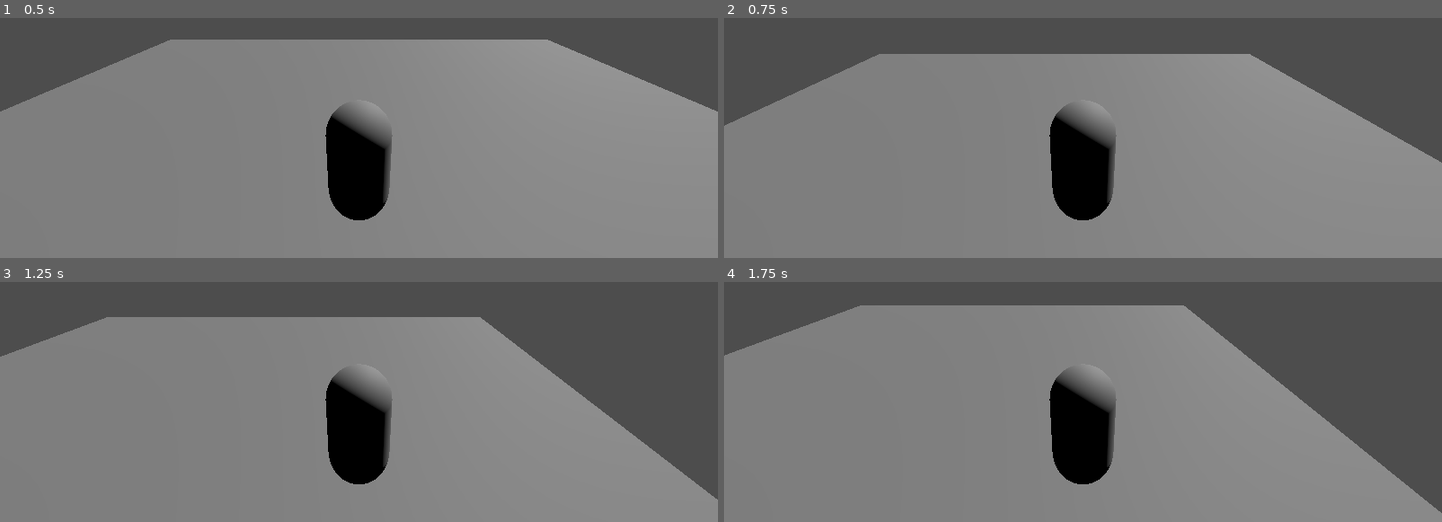
Above: before the commit, frames 1-4 (two rows, left to right).
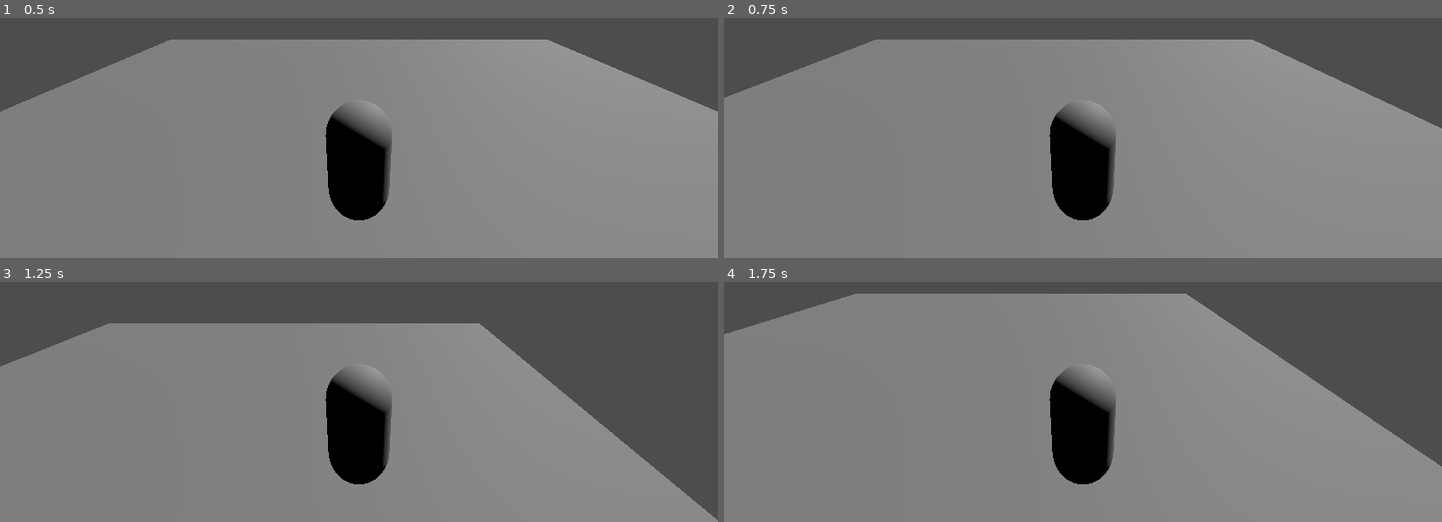
Above: after the commit, the same moments.

Repository: MagmaC4/VERMIS
Game: Godot game, scene res://level.tscn
Same seed, same stepped clock (60 frames per second), same inputs: the game is played once before the commit and once after it. The project has no main scene, so this scene is started directly.
Inputs:
- Up to frame 1 (0.5 s): no input
- Up to frame 2 (0.75 s): tap Enter (ui_accept) at 0.5, 0.6 s; hold Right (ui_right) from 0.53 s (still down)
- Up to frame 3 (1.25 s): keep holding Right (ui_right); tap Space (move_jump, bound only after the commit) at 0.77, 0.8, 1.07 s
- Up to frame 4 (1.75 s): release Right (ui_right) at 1.28 s; hold Down (ui_down) from 1.28 s (still down); tap Space (move_jump, bound only after the commit) at 1.35, 1.52 s; tap Enter (ui_accept) at 1.55 s

Frame 1 is identical in both runs. In frame 2, 7.8% of the frame differs, in the area x 0-100%, y 8-61%; in frame 3, 3.8%; in frame 4, 8.0%, in the area x 0-100%, y 4-97%.

Commit message:
Add Input Map

Diff:
--- a/player.gd
+++ b/player.gd
@@ -6,17 +6,21 @@
 
 
 func _physics_process(delta: float) -> void:
+	handle_movement(delta)
+
+
+func handle_movement(delta):
 	# Add the gravity.
 	if not is_on_floor():
 		velocity += get_gravity() * delta
 
 	# Handle jump.
-	if Input.is_action_just_pressed("ui_accept") and is_on_floor():
+	if Input.is_action_just_pressed("move_jump") and is_on_floor():
 		velocity.y = JUMP_VELOCITY
 
 	# Get the input direction and handle the movement/deceleration.
 	# As good practice, you should replace UI actions with custom gameplay actions.
-	var input_dir := Input.get_vector("ui_left", "ui_right", "ui_up", "ui_down")
+	var input_dir := Input.get_vector("move_left", "move_right", "move_forward", "move_backward")
 	var direction := (transform.basis * Vector3(input_dir.x, 0, input_dir.y)).normalized()
 	if direction:
 		velocity.x = direction.x * SPEED
--- a/project.godot
+++ b/project.godot
@@ -14,6 +14,48 @@
 config/features=PackedStringArray("4.6", "Forward Plus")
 config/icon="res://icon.svg"
 
+[input]
+
+move_forward={
+"deadzone": 0.2,
+"events": [Object(InputEventKey,"resource_local_to_scene":false,"resource_name":"","device":-1,"window_id":0,"alt_pressed":false,"shift_pressed":false,"ctrl_pressed":false,"meta_pressed":false,"pressed":false,"keycode":0,"physical_keycode":87,"key_label":0,"unicode":119,"location":0,"echo":false,"script":null)
+, Object(InputEventKey,"resource_local_to_scene":false,"resource_name":"","device":-1,"window_id":0,"alt_pressed":false,"shift_pressed":false,"ctrl_pressed":false,"meta_pressed":false,"pressed":false,"keycode":0,"physical_keycode":4194320,"key_label":0,"unicode":0,"location":0,"echo":false,"script":null)
+]
+}
+move_backward={
+"deadzone": 0.2,
+"events": [Object(InputEventKey,"resource_local_to_scene":false,"resource_name":"","device":-1,"window_id":0,"alt_pressed":false,"shift_pressed":false,"ctrl_pressed":false,"meta_pressed":false,"pressed":false,"keycode":0,"physical_keycode":4194322,"key_label":0,"unicode":0,"location":0,"echo":false,"script":null)
+, Object(InputEventKey,"resource_local_to_scene":false,"resource_name":"","device":-1,"window_id":0,"alt_pressed":false,"shift_pressed":false,"ctrl_pressed":false,"meta_pressed":false,"pressed":false,"keycode":0,"physical_keycode":83,"key_label":0,"unicode":115,"location":0,"echo":false,"script":null)
+]
+}
+move_left={
+"deadzone": 0.2,
+"events": [Object(InputEventKey,"resource_local_to_scene":false,"resource_name":"","device":-1,"window_id":0,"alt_pressed":false,"shift_pressed":false,"ctrl_pressed":false,"meta_pressed":false,"pressed":false,"keycode":0,"physical_keycode":65,"key_label":0,"unicode":97,"location":0,"echo":false,"script":null)
+, Object(InputEventKey,"resource_local_to_scene":false,"resource_name":"","device":-1,"window_id":0,"alt_pressed":false,"shift_pressed":false,"ctrl_pressed":false,"meta_pressed":false,"pressed":false,"keycode":0,"physical_keycode":4194319,"key_label":0,"unicode":0,"location":0,"echo":false,"script":null)
+]
+}
+move_right={
+"deadzone": 0.2,
+"events": [Object(InputEventKey,"resource_local_to_scene":false,"resource_name":"","device":-1,"window_id":0,"alt_pressed":false,"shift_pressed":false,"ctrl_pressed":false,"meta_pressed":false,"pressed":false,"keycode":0,"physical_keycode":68,"key_label":0,"unicode":100,"location":0,"echo":false,"script":null)
+, Object(InputEventKey,"resource_local_to_scene":false,"resource_name":"","device":-1,"window_id":0,"alt_pressed":false,"shift_pressed":false,"ctrl_pressed":false,"meta_pressed":false,"pressed":false,"keycode":0,"physical_keycode":4194321,"key_label":0,"unicode":0,"location":0,"echo":false,"script":null)
+]
+}
+attack={
+"deadzone": 0.2,
+"events": [Object(InputEventMouseButton,"resource_local_to_scene":false,"resource_name":"","device":-1,"window_id":0,"alt_pressed":false,"shift_pressed":false,"ctrl_pressed":false,"meta_pressed":false,"button_mask":0,"position":Vector2(0, 0),"global_position":Vector2(0, 0),"factor":1.0,"button_index":1,"canceled":false,"pressed":false,"double_click":false,"script":null)
+]
+}
+move_jump={
+"deadzone": 0.2,
+"events": [Object(InputEventKey,"resource_local_to_scene":false,"resource_name":"","device":-1,"window_id":0,"alt_pressed":false,"shift_pressed":false,"ctrl_pressed":false,"meta_pressed":false,"pressed":false,"keycode":0,"physical_keycode":32,"key_label":0,"unicode":32,"location":0,"echo":false,"script":null)
+]
+}
+cast_ability={
+"deadzone": 0.2,
+"events": [Object(InputEventKey,"resource_local_to_scene":false,"resource_name":"","device":-1,"window_id":0,"alt_pressed":false,"shift_pressed":false,"ctrl_pressed":false,"meta_pressed":false,"pressed":false,"keycode":0,"physical_keycode":82,"key_label":0,"unicode":114,"location":0,"echo":false,"script":null)
+]
+}
+
 [physics]
 
 3d/physics_engine="Jolt Physics"
